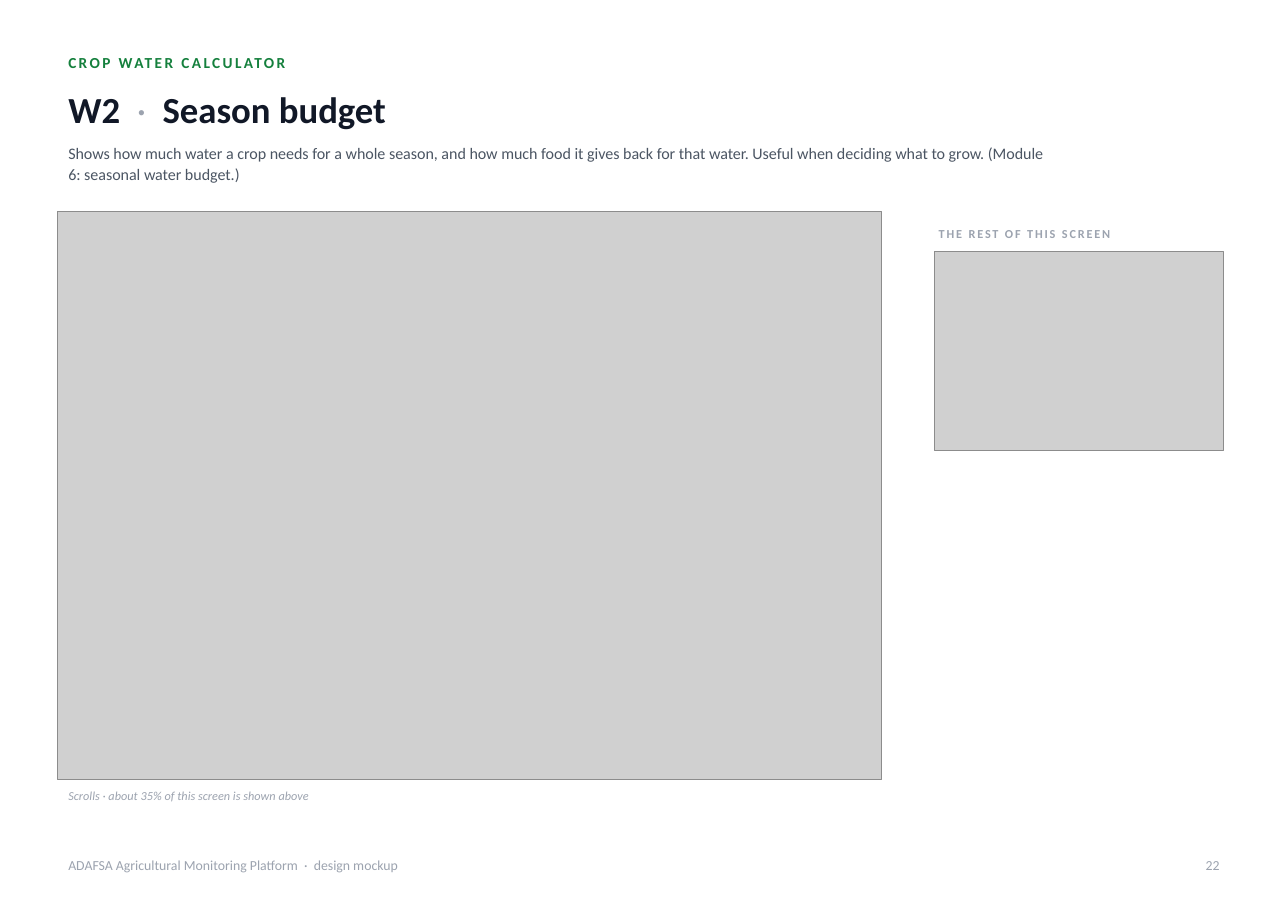
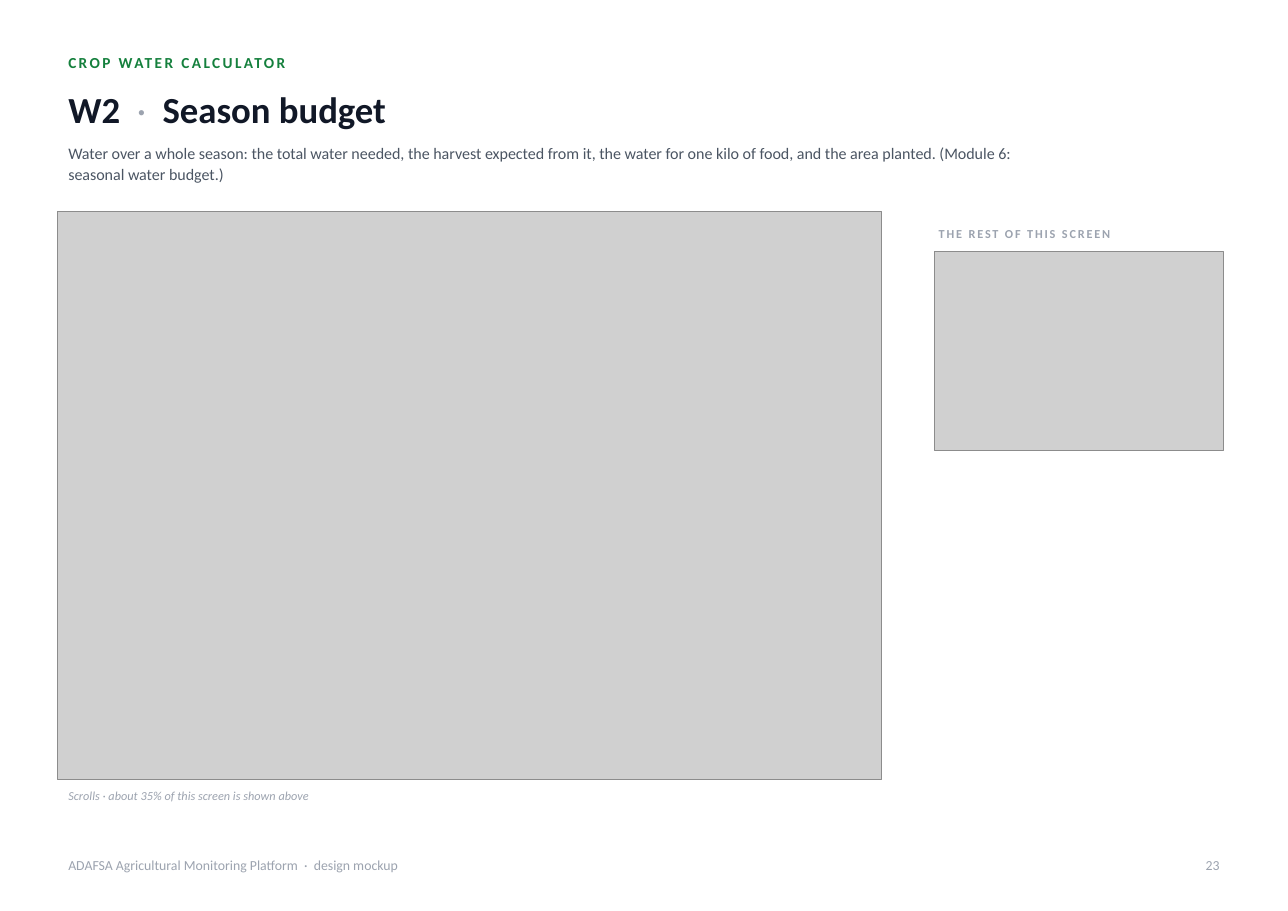
Before and after one commit to romainbigare/adafsa-mockup, a slide deck: slide 23 of docs/ADAFSA_Platform_Screens.pptx (slide 22 before the commit). Drawn at 1288x911 pixels with LibreOffice and Linux fonts; fonts in the diff are those of the drawing; grey boxes stand for pictures. Boxes give left, top, right and bottom in pixels: in the first picture for what was removed or moved away, otherwise in the second. Text is boxed around its words. In the diff, an @@ line names an element or a change of style, - is before the commit and + after.

```diff
--- a/docs/ADAFSA_Platform_Screens.pptx
+++ b/docs/ADAFSA_Platform_Screens.pptx
@@ text at <box>68,147,1010,183</box>: text changed @@
-Shows how much water a crop needs for a whole season, and how much food it gives back for that water. Useful when deciding what to grow. (Module 6: seasonal water budget.)
+Water over a whole season: the total water needed, the harvest expected from it, the water for one kilo of food, and the area planted. (Module 6: seasonal water budget.)
```
Also in this commit, not shown: 30 other slides changed, 1 slide added, 2 other files.
